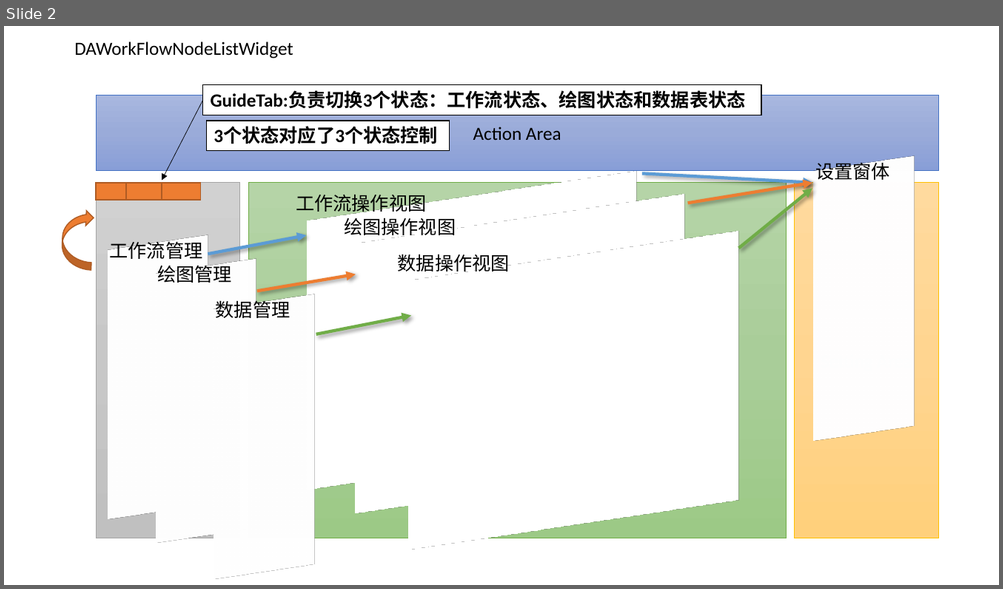
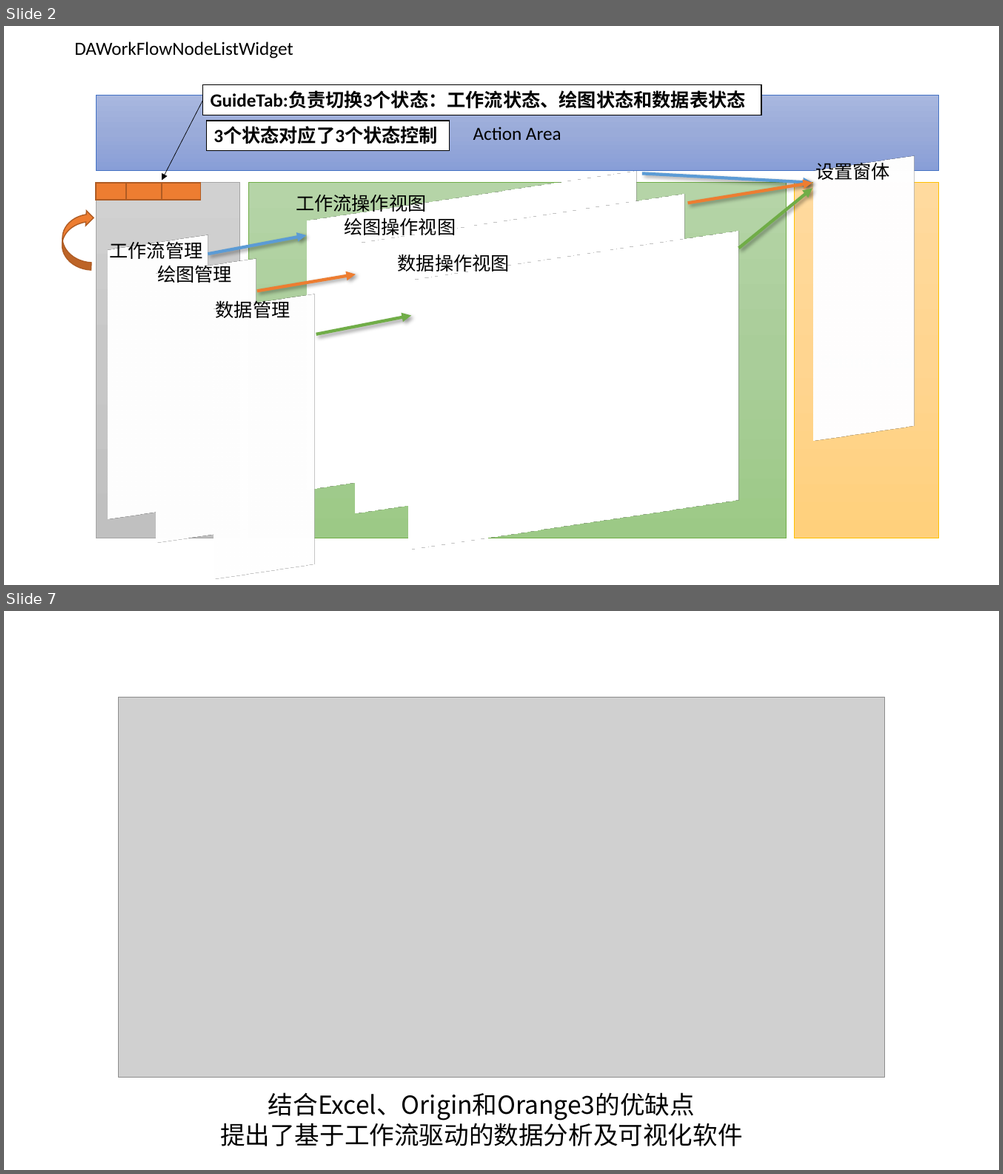
Before and after one commit to czyt1988/data-workbench, a slide deck: doc/DataWorkFlow-chart.pptx. Shown one above the other, each under a label of ours: slide 2 before the commit, slides 2 and 7 after it; the slides between them are not shown. The pictures are 1003x589 and 1003x1174 pixels, drawn with LibreOffice and Linux fonts; fonts in the diff are those of the drawing; grey boxes stand for pictures. Boxes give left, top, right and bottom in pixels: in the first picture for what was removed or moved away, otherwise in the second. Text is boxed around its words. In the diff, an @@ line names an element or a change of style, - is before the commit and + after.

```diff
--- a/doc/DataWorkFlow-chart.pptx
+++ b/doc/DataWorkFlow-chart.pptx
@@ slide 7 added at [4, 611, 999, 1170], background #FFFFFF @@
@@ picture added at [118, 698, 885, 1077] @@
@@ text added at [220, 1093, 743, 1147], 24 pt, text #000000 @@
+结合Excel、Origin和Orange3的优缺点
+提出了基于工作流驱动的数据分析及可视化软件
```
Also in this commit, not shown: 9 other slides added, 4 other files.
